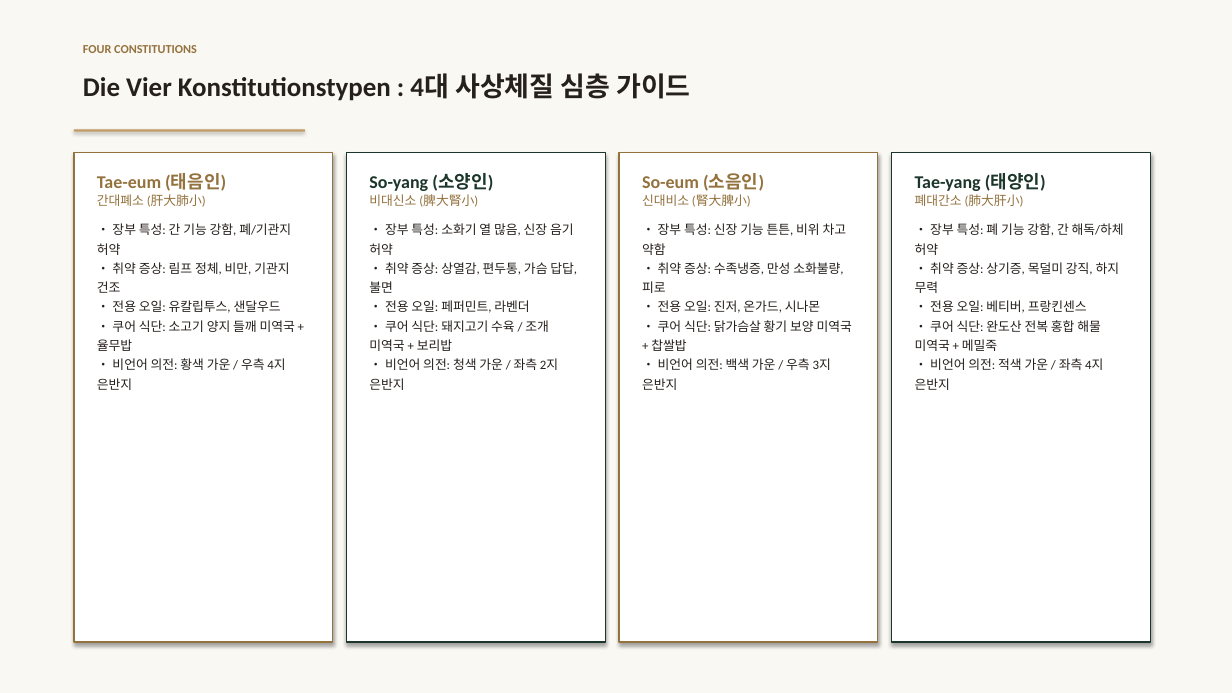
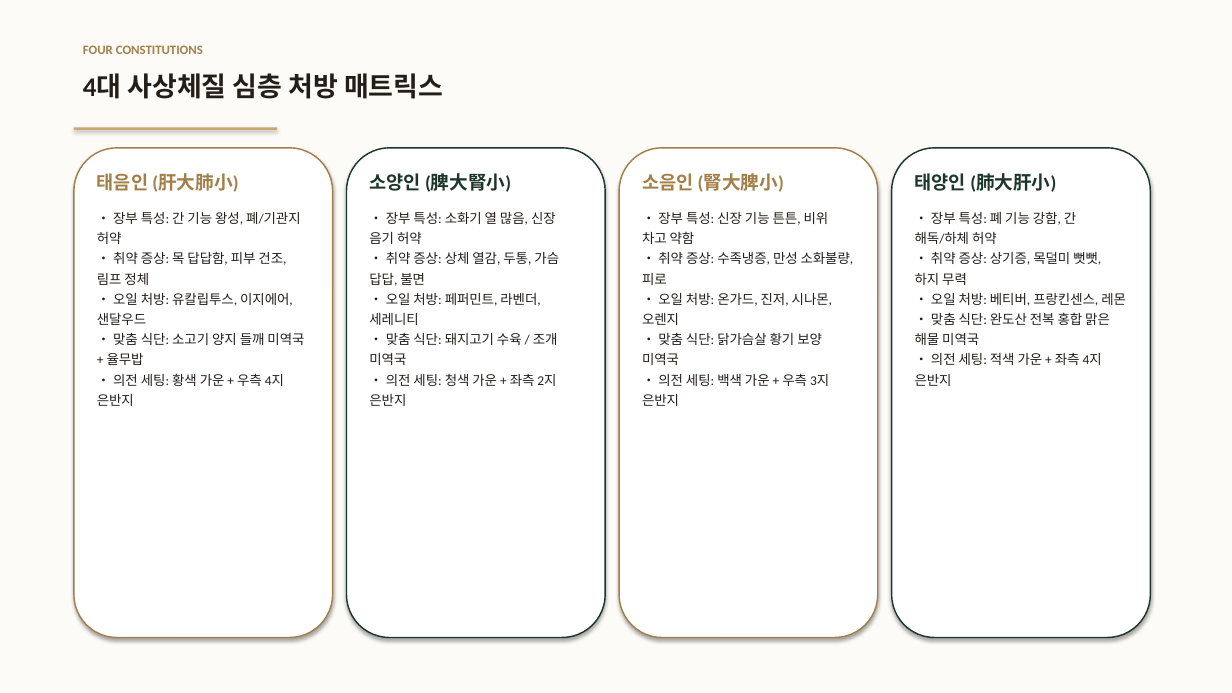
Before and after one commit to ryujean77/ryujean-slides, a slide deck: slide 8 of sasang-spa/사상체질_프리미엄_스파_프로젝트_제안서_발표자료.pptx (slide 6 before the commit). Drawn at 1232x693 pixels with LibreOffice and Linux fonts; fonts in the diff are those of the drawing. Boxes give left, top, right and bottom in pixels: in the first picture for what was removed or moved away, otherwise in the second. Text is boxed around its words. In the diff, an @@ line names an element or a change of style, - is before the commit and + after.

```diff
--- a/sasang-spa/사상체질_프리미엄_스파_프로젝트_제안서_발표자료.pptx
+++ b/sasang-spa/사상체질_프리미엄_스파_프로젝트_제안서_발표자료.pptx
@@ rectangle at (0, 0, 1232, 693): fill #FAF8F3 to #FDFBF7 @@
@@ text "FOUR CONSTITUTIONS" at (83, 45, 203, 54): size 9.5 to 10 pt, text colour #94723E to #A37F48 @@
@@ text at (83, 73, 443, 99): text changed; text colour #26201C to #241E19 @@
-Die Vier Konstitutionstypen : 4대 사상체질 심층 가이드
+4대 사상체질 심층 처방 매트릭스
@@ rectangle: place and size @@
-rectangle at (74, 129, 305, 132)
+rectangle at (74, 128, 277, 130)
@@ rectangle at (74, 128, 277, 130): fill #C29B62 to #C9A876 @@
@@ rounded rectangle added at (74, 148, 333, 638), fill #FFFFFF, outline #A37F48 1.1 pt @@
@@ rounded rectangle added at (347, 148, 605, 638), fill #FFFFFF, outline #1C362B 1.1 pt @@
@@ rounded rectangle added at (619, 148, 878, 638), fill #FFFFFF, outline #A37F48 1.1 pt @@
@@ rounded rectangle added at (892, 148, 1151, 638), fill #FFFFFF, outline #1C362B 1.1 pt @@
@@ rectangle removed at (74, 152, 333, 642) @@
@@ text at (97, 173, 304, 406): text changed; size 10 to 10.5 pt; text colour #26201C to #241E19 @@
-Tae-eum (태음인)
-간대폐소 (肝大肺小)
-• 장부 특성: 간 기능 강함, 폐/기관지 허약
-• 취약 증상: 림프 정체, 비만, 기관지 건조
-• 전용 오일: 유칼립투스, 샌달우드
-• 쿠어 식단: 소고기 양지 들깨 미역국 + 율무밥
-• 비언어 의전: 황색 가운 / 우측 4지 은반지
+태음인 (肝大肺小)
+• 장부 특성: 간 기능 왕성, 폐/기관지 허약
+• 취약 증상: 목 답답함, 피부 건조, 림프 정체
+• 오일 처방: 유칼립투스, 이지에어, 샌달우드
+• 맞춤 식단: 소고기 양지 들깨 미역국 + 율무밥
+• 의전 세팅: 황색 가운 + 우측 4지 은반지
@@ rectangle removed at (347, 152, 605, 642) @@
@@ text at (369, 173, 559, 406): text changed; size 10 to 10.5 pt; text colour #26201C to #241E19 @@
-So-yang (소양인)
-비대신소 (脾大腎小)
-• 장부 특성: 소화기 열 많음, 신장 음기 허약
-• 취약 증상: 상열감, 편두통, 가슴 답답, 불면
-• 전용 오일: 페퍼민트, 라벤더
-• 쿠어 식단: 돼지고기 수육 / 조개 미역국 + 보리밥
-• 비언어 의전: 청색 가운 / 좌측 2지 은반지
+소양인 (脾大腎小)
+• 장부 특성: 소화기 열 많음, 신장 음기 허약
+• 취약 증상: 상체 열감, 두통, 가슴 답답, 불면
+• 오일 처방: 페퍼민트, 라벤더, 세레니티
+• 맞춤 식단: 돼지고기 수육 / 조개 미역국
+• 의전 세팅: 청색 가운 + 좌측 2지 은반지
@@ rectangle removed at (619, 152, 878, 642) @@
@@ text at (642, 173, 854, 406): text changed; size 10 to 10.5 pt; text colour #26201C to #241E19 @@
-So-eum (소음인)
-신대비소 (腎大脾小)
-• 장부 특성: 신장 기능 튼튼, 비위 차고 약함
-• 취약 증상: 수족냉증, 만성 소화불량, 피로
-• 전용 오일: 진저, 온가드, 시나몬
-• 쿠어 식단: 닭가슴살 황기 보양 미역국 + 찹쌀밥
-• 비언어 의전: 백색 가운 / 우측 3지 은반지
+소음인 (腎大脾小)
+• 장부 특성: 신장 기능 튼튼, 비위 차고 약함
+• 취약 증상: 수족냉증, 만성 소화불량, 피로
+• 오일 처방: 온가드, 진저, 시나몬, 오렌지
+• 맞춤 식단: 닭가슴살 황기 보양 미역국
+• 의전 세팅: 백색 가운 + 우측 3지 은반지
@@ rectangle removed at (892, 152, 1151, 642) @@
@@ text at (915, 173, 1126, 386): text changed; size 10 to 10.5 pt; text colour #26201C to #241E19 @@
-Tae-yang (태양인)
-폐대간소 (肺大肝小)
-• 장부 특성: 폐 기능 강함, 간 해독/하체 허약
-• 취약 증상: 상기증, 목덜미 강직, 하지 무력
-• 전용 오일: 베티버, 프랑킨센스
-• 쿠어 식단: 완도산 전복 홍합 해물 미역국 + 메밀죽
-• 비언어 의전: 적색 가운 / 좌측 4지 은반지
+태양인 (肺大肝小)
+• 장부 특성: 폐 기능 강함, 간 해독/하체 허약
+• 취약 증상: 상기증, 목덜미 뻣뻣, 하지 무력
+• 오일 처방: 베티버, 프랑킨센스, 레몬
+• 맞춤 식단: 완도산 전복 홍합 맑은 해물 미역국
+• 의전 세팅: 적색 가운 + 좌측 4지 은반지
```
Also in this commit, not shown: 6 other slides changed, 9 slides added, 2 slides removed, 1 other file.
